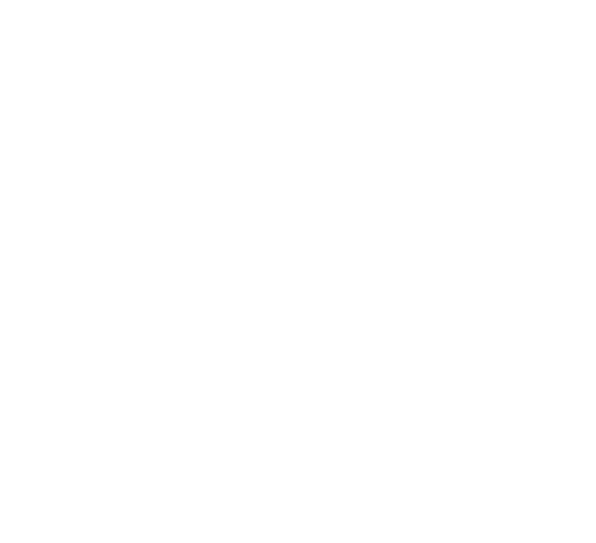
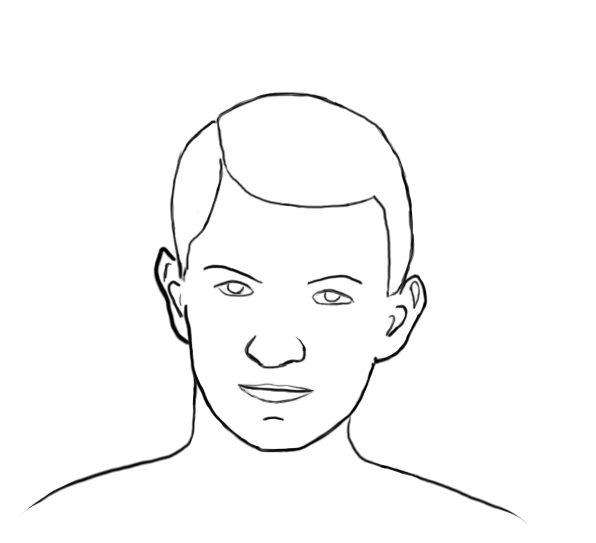
Layer changes from the first w=596, h=543 image to the second:
painted on "Слой 2" over <box>19,91,538,531</box>
